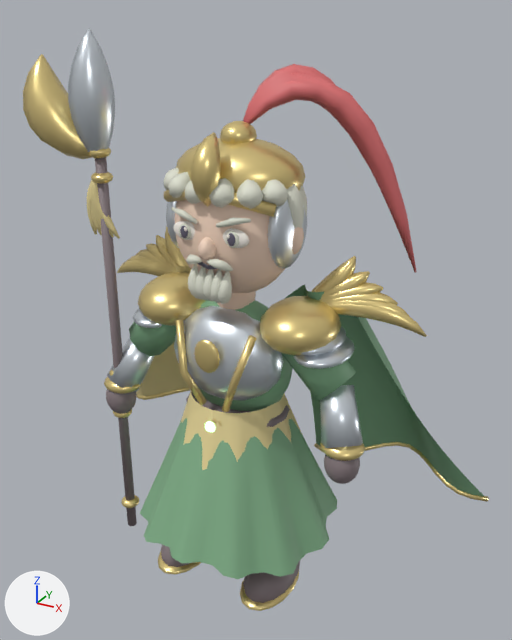
Before and after pictures for a commit that changed the glTF model samkok/web/models/44-e3.glb.
Both versions are drawn from a camera (50 mm lens) standing at (2.01, -3.41, 3.61) and looking at (0.03, 0.19, 1.82). The lights are fixed; the arrows at lower left show +X, +Y and +Z. The picture after the commit comes second.

Objects in the first picture: '44_T3_Emerald Elder_Mesh'.
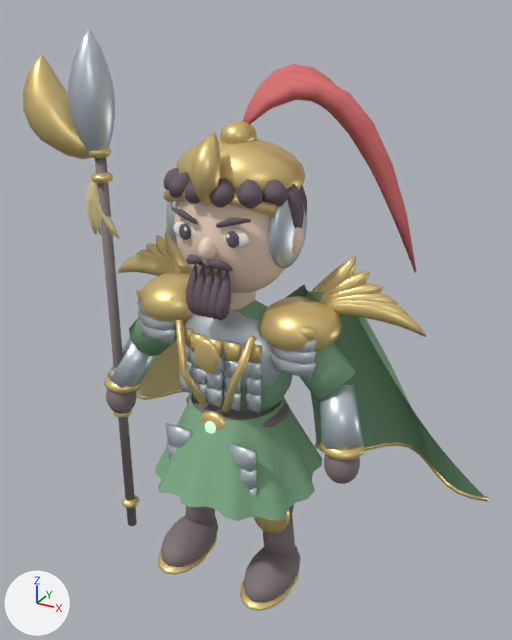
Patch to the scene script:
```diff
--- a/samkok/web/models/44-e3.glb.py
+++ b/samkok/web/models/44-e3.glb.py
@@ mat_hair_251b22_002 @@
+mat_hair_251b22_002 = principled_material('Hair 251b22.002')
+mat_hair_251b22_002.base_color = (0.145, 0.106, 0.133)  # dark grey #6a5c66
+mat_hair_251b22_002.roughness = 0.72
@@ me_44_t3_emerald_elder_mesh @@
 # used by ob_44_t3_emerald_elder_mesh; location = (0.0, 0.0, 0.0)
-me_44_t3_emerald_elder_mesh.from_pydata(...)  # 12880 vertices, 23660 faces; spans x -1.5..1.5, y -0.68..0.97, z 0.02..3.51
+me_44_t3_emerald_elder_mesh.from_pydata(...)  # 11890 vertices, 21832 faces; spans x -1.5..1.5, y -0.56..0.97, z 0.02..3.51
+# me_44_t3_emerald_elder_mesh part 1: the loose piece of 176 vertices spanning x -0.37..0.37, y -0.32..0.12, z 1.4..2.0 is scaled about its middle by (1.03, 0.909, 1), then moved by (0.0, 0.04, 0.0)
+# me_44_t3_emerald_elder_mesh part 2: 6 loose pieces with 1056 vertices, spanning x -0.74..0.74, y -0.2..0.26, z 1.74..1.99, are deleted
+# me_44_t3_emerald_elder_mesh part 3: 708 vertices moved from x -0.68..0.68, y -0.68..0.68, z 0.44..2.27 to x -0.67..0.67, y -0.56..0.56, z 0.77..2.25; 328 vertices removed from x -0.48..0.48, y -0.48..0.48, z 0.83..2.27; 394 vertices added at x -0.61..0.61, y -0.38..-0.16, z 0.81..2.25
+# me_44_t3_emerald_elder_mesh part 4: 2599 faces spanning x -0.43..0.43, y -0.35..0.33, z 2.0..2.8 switch from mat_hair_bfc3a5_002 (light grey #e0e3d2) to mat_hair_251b22_002 (dark grey #6a5c66)
 me_44_t3_emerald_elder_mesh.materials.append(mat_silk_396f40_002)
```

Changed parts and their boxes [x1, y1, x2, y2] in the pictures (512 x 640 px; the box of a moved part takes in the faces that stretch with it):
part 1 of me_44_t3_emerald_elder_mesh, moved or reshaped: before [174, 306, 283, 401]; after [184, 311, 281, 388]
part 2 of me_44_t3_emerald_elder_mesh, deleted: before [133, 308, 355, 369]
part 3 of me_44_t3_emerald_elder_mesh, moved or reshaped: before [138, 264, 341, 579]; after [136, 264, 342, 521]
part 4 of me_44_t3_emerald_elder_mesh, recoloured (light grey to dark grey): before [164, 168, 307, 301]; after [164, 168, 307, 318]
